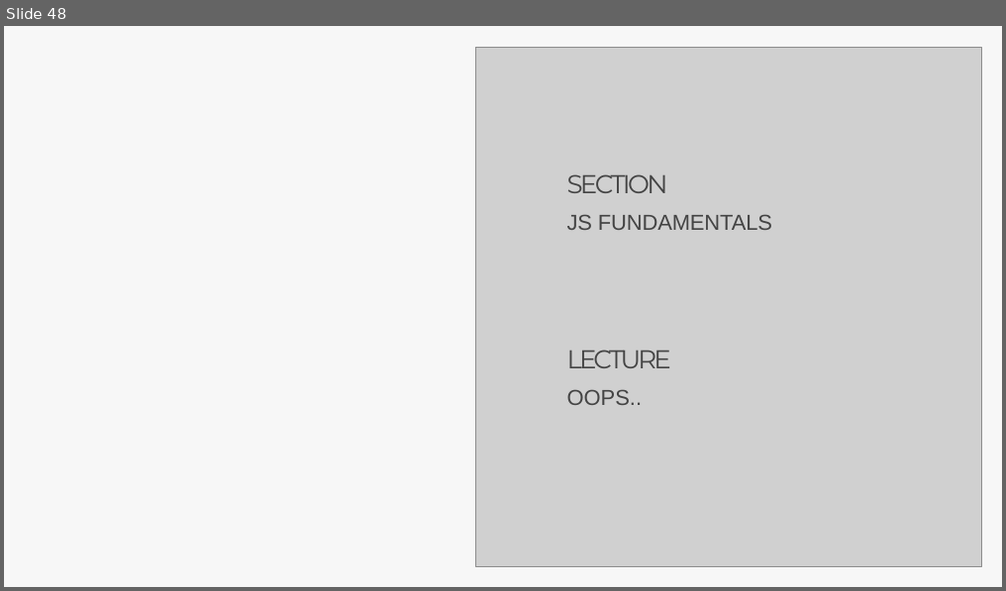
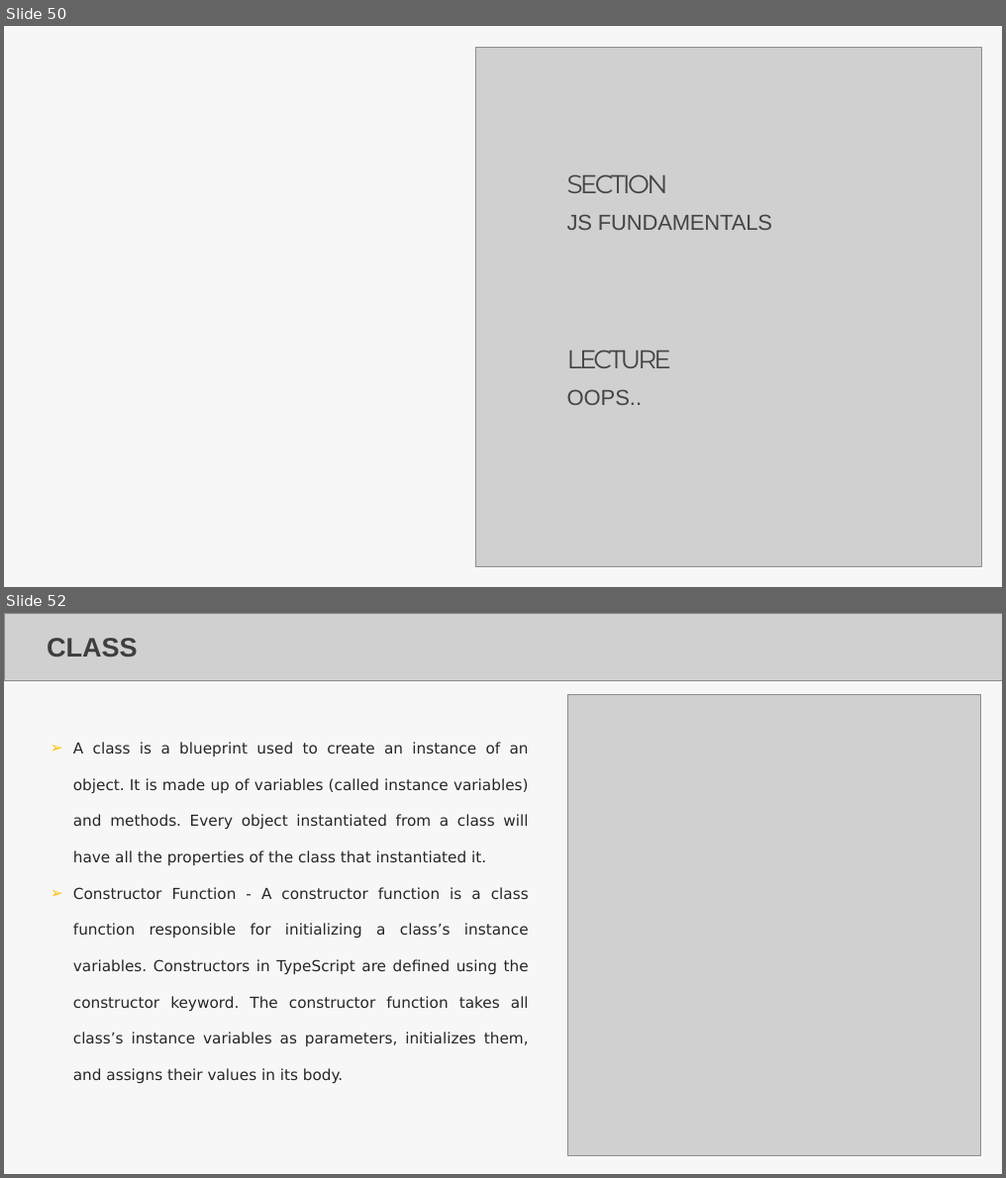
Before and after one commit to Aravindanchellam/UI-UX-Resources, a slide deck: Lecture_JS_TS.pptx. Shown one above the other, each under a label of ours: slide 48 before the commit, slides 50 and 52 after it; the slides between them are not shown. The pictures are 1006x591 and 1006x1178 pixels, drawn with LibreOffice and Linux fonts; fonts in the diff are those of the drawing; grey boxes stand for pictures. Boxes give left, top, right and bottom in pixels: in the first picture for what was removed or moved away, otherwise in the second. Text is boxed around its words. In the diff, an @@ line names an element or a change of style, - is before the commit and + after.

```diff
--- a/Lecture_JS_TS.pptx
+++ b/Lecture_JS_TS.pptx
@@ slide 52 added at (4,613,1002,1174), background #FFFFFF; not listed: 1 template element that a slide beside it also shows @@
@@ picture added at (4,613,1002,680) @@
@@ text added at (47,638,138,657), 42.5 pt, text #3E3E3E, bold @@
+CLASS
@@ picture added at (567,695,980,1157) @@
@@ text added at (73,742,529,1083), 24 pt, text #262626 @@
+  ➢ A class is a blueprint used to create an instance of an object. It is made up of variables (called instance variables) and methods. Every object instantiated from a class will have all the properties of the class that instantiated it.
+        ➢ Constructor Function - A constructor function is a class function responsible for initializing a class’s instance variables. Constructors in TypeScript are defined using the constructor keyword. The constructor function takes all class’s instance variables as parameters, initializes them, and assigns their values in its body.
@@ what was slide 48 is now slide 50 @@
```
Also in this commit, not shown: 1 slide changed, 5 other slides added.
